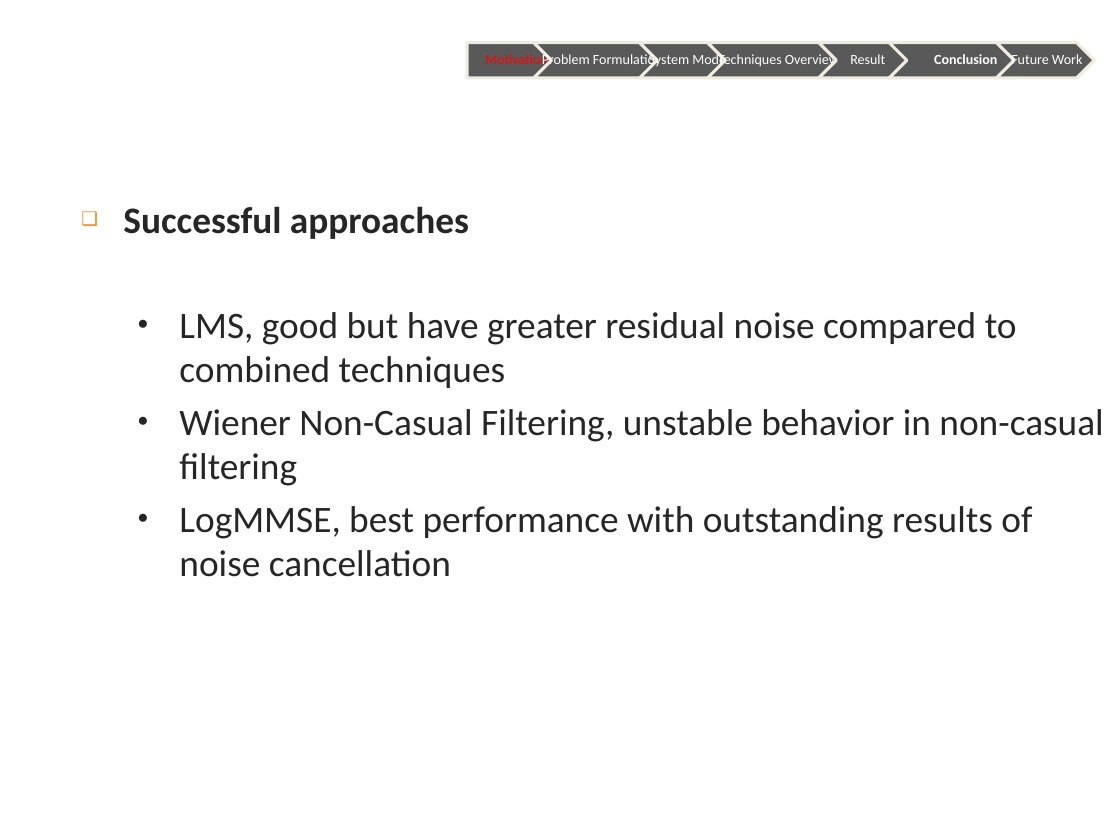
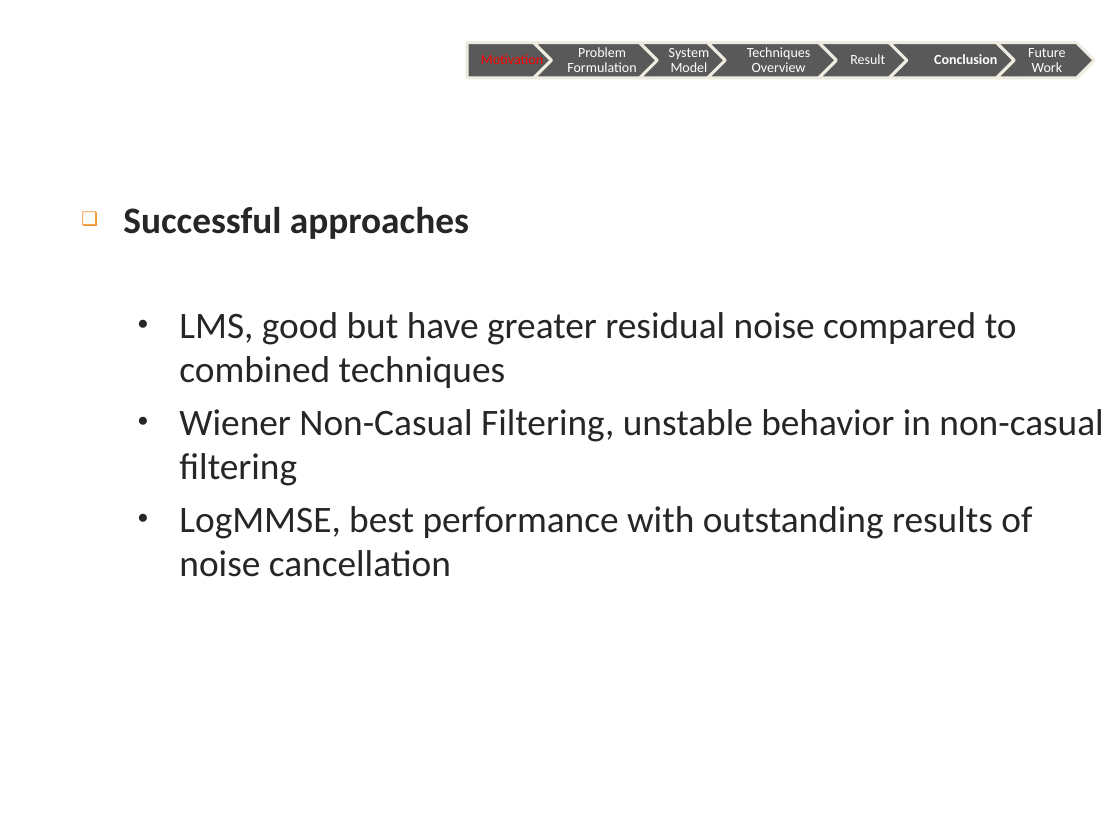
Before and after one commit to pzett/eq2440_2015, a slide deck: slide 4 of Draft_Final_Presentation.pptx. Drawn at 1120x840 pixels with LibreOffice and Linux fonts; fonts in the diff are those of the drawing; background and template pictures are left out. Boxes give left, top, right and bottom in pixels: in the first picture for what was removed or moved away, otherwise in the second. Text is boxed around its words. In the diff, an @@ line names an element or a change of style, - is before the commit and + after.

```diff
--- a/Draft_Final_Presentation.pptx
+++ b/Draft_Final_Presentation.pptx
@@ text "Motivation" rewrapped from [467,43,561,77] to [481,52,543,68] @@
@@ text "Problem Formulation" rewrapped from [593,52,662,68] to [567,47,636,72] @@
@@ text "System Model" rewrapped from [649,52,729,68] to [669,45,709,72] @@
@@ text "Techniques Overview" rewrapped from [718,52,839,68] to [747,47,811,72] @@
@@ text "Future Work" rewrapped from [1011,54,1083,65] to [1028,48,1066,72] @@
```
Also in this commit, not shown: 11 other slides changed, 1 slide added, 1 slide removed, 1 other file.
